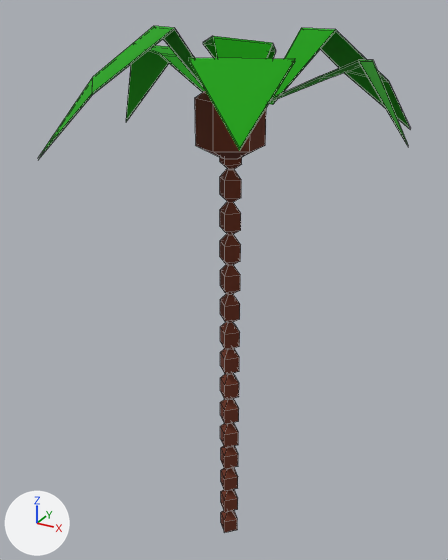
One commit to the FBX model Project Miles/Assets/Models/Decorations/Palm Tree.fbx: the scene before it, then after it.
One viewpoint serves both versions: a 50 mm camera at (8.48, -15.82, 18.22) aimed at (-0.23, 0.02, 10.3). Arrows for +X, +Y and +Z are at lower left; the lights stay in place. Mesh edges are drawn as thin lines.

Names of what the first picture shows: 'Circle.008', 'Leaves.005'.
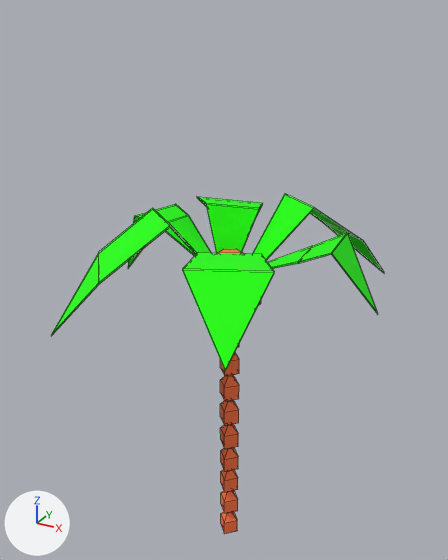
The change in detail:
Material 'Brown' (mat_brown) changes colour from brown #68301c to orange #ff7445; in linear values from (0.139, 0.0291, 0.0117) to (1.0, 0.176, 0.059).
Material 'Green' (mat_green) changes colour from green #14a100 to green #20ff00; in linear values from (0.00721, 0.356, 0.0) to (0.0147, 1.0, 0.0).
me_circle_010 is used by ob_circle_008; location (0.0, 0.0, 14.58).
me_circle_010 had 264 vertices, 230 faces and spanned x -0.9..0.9, y -1.0..1.0, z -14.7..1.7.
me_circle_010 now has 184 vertices, 160 faces and spans x -0.9..0.9, y -1.0..1.0, z -9.7..1.7.
me_circle_010 part 1: the loose piece of 16 vertices spanning x -0.4..0.4, y -0.4..0.4, z -14.7..-13.6 is deleted.
me_circle_010 part 2: the loose piece of 16 vertices spanning x -0.4..0.4, y -0.4..0.4, z -11.6..-10.6 is deleted.
me_circle_010 part 3: the loose piece of 16 vertices spanning x -0.4..0.4, y -0.4..0.4, z -13.6..-12.6 is deleted.
me_circle_010 part 4: the loose piece of 16 vertices spanning x -0.4..0.4, y -0.4..0.4, z -12.6..-11.6 is deleted.
Part 5, on me_circle_010:
16 vertices are removed from x -0.4..0.4, y -0.4..0.4, z -10.7..-9.7.
19 faces are deleted.
5 new faces join them.
Object 'Circle.008' (ob_circle_008) moves from (0.0, 0.0, 14.58) to (0.0, 0.0, 9.54).
Object 'Leaves.005' (ob_leaves_005) moves from (1.25, 1.34, 16.14) to (0.93, 1.34, 11.13).

What differs and where, as boxes [x1, y1, x2, y2] in the pictures (448 x 560 px):
'Leaves.005', recoloured, moved: before [38, 26, 410, 160]; after [52, 193, 384, 371]
'Circle.008', recoloured, reshaped, moved: before [195, 91, 266, 533]; after [218, 249, 261, 534]
part 1 of me_circle_010, deleted: before [221, 510, 237, 533]
part 2 of me_circle_010, deleted: before [221, 446, 238, 469]
part 3 of me_circle_010, deleted: before [221, 489, 238, 512]
part 4 of me_circle_010, deleted: before [221, 467, 238, 491]
part 5 of me_circle_010, cut back: before [220, 421, 238, 447]
